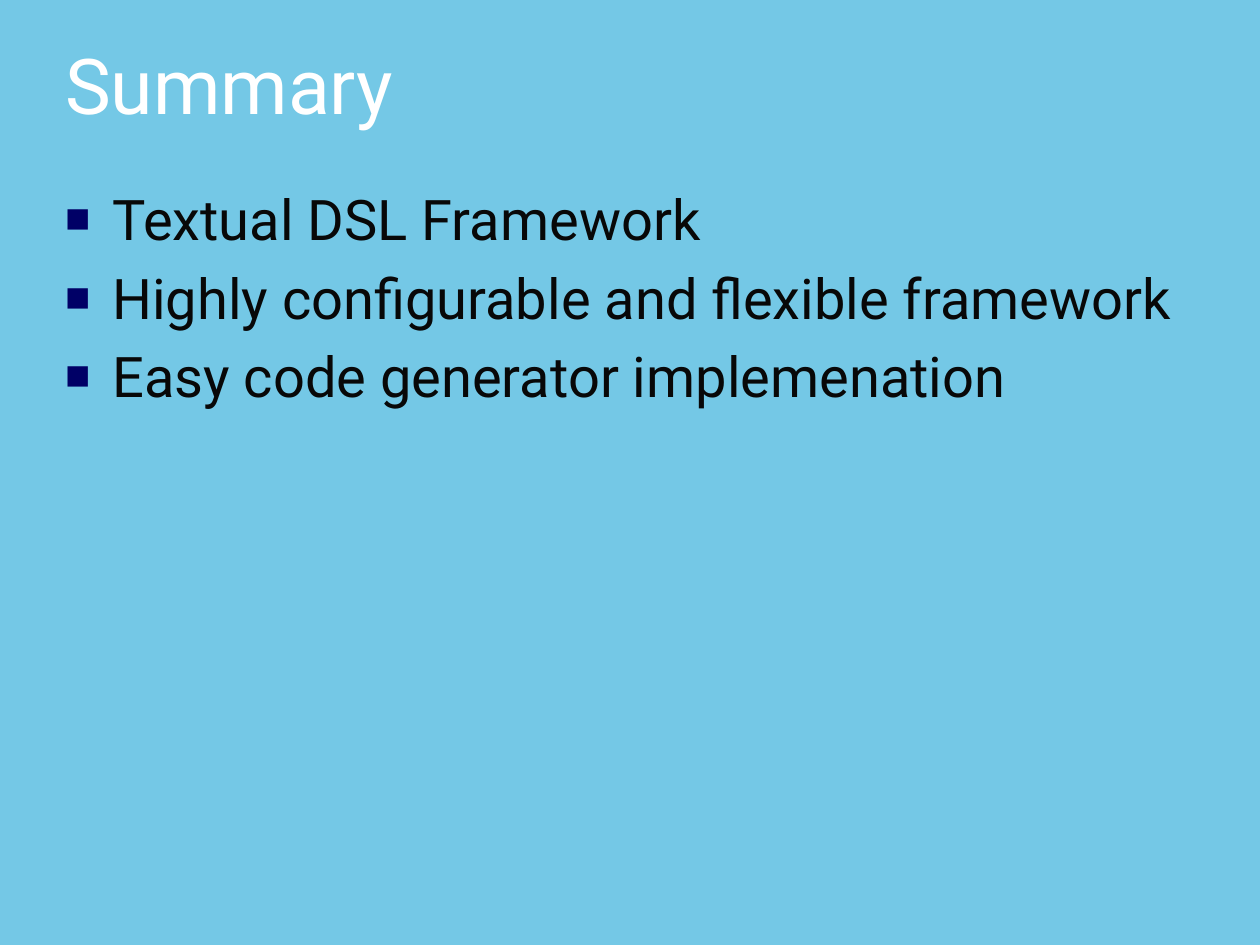
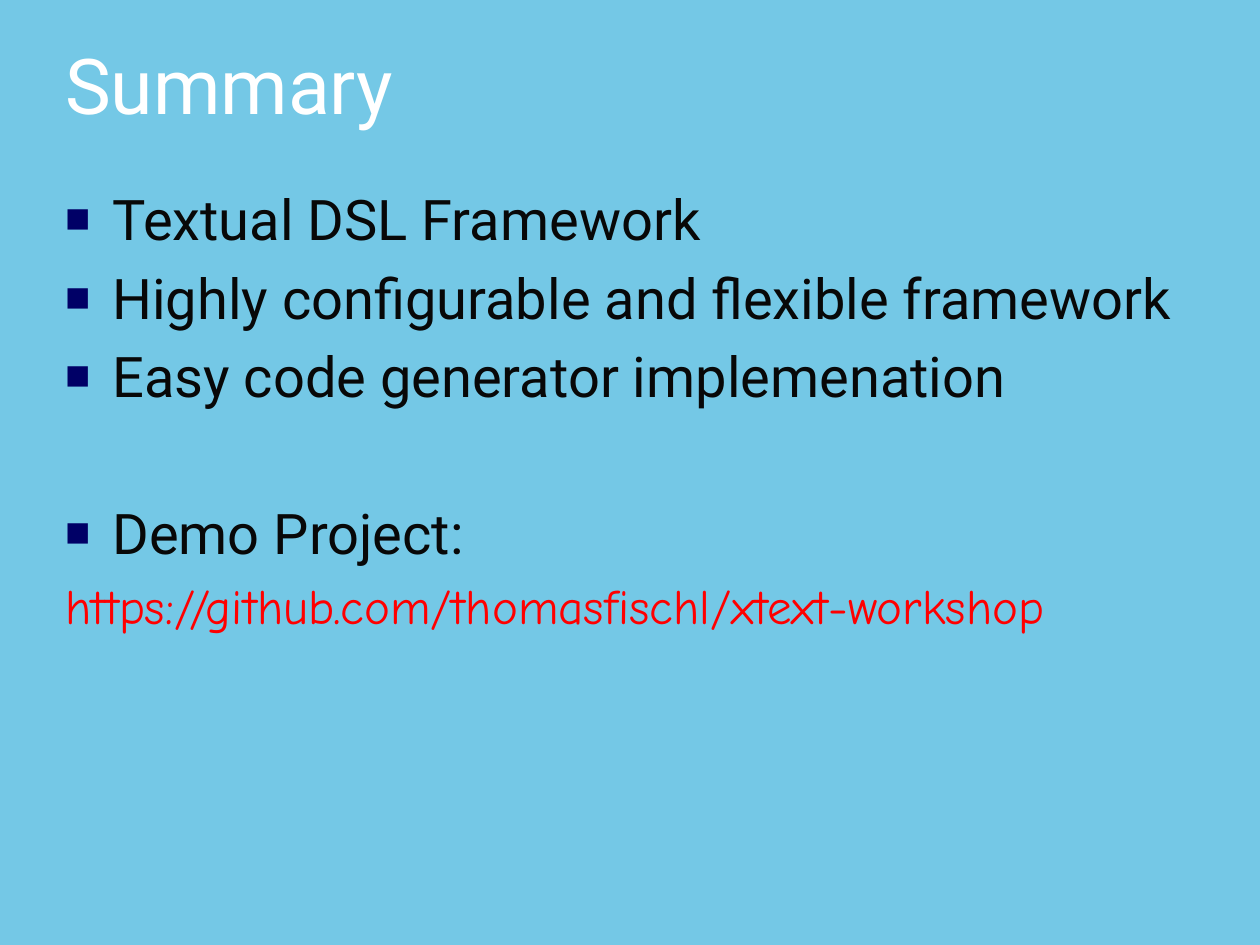
Before and after one commit to thomasfischl/xtext-workshop, a slide deck: slide 65 of xText Workshop.pptx (slide 64 before the commit). Drawn at 1260x945 pixels with LibreOffice and Linux fonts; fonts in the diff are those of the drawing; background and template pictures are left out. Boxes give left, top, right and bottom in pixels: in the first picture for what was removed or moved away, otherwise in the second. Text is boxed around its words. In the diff, an @@ line names an element or a change of style, - is before the commit and + after.

Commit message:
Adopt workshop presentation

```diff
--- a/xText Workshop.pptx
+++ b/xText Workshop.pptx
@@ text at [65, 513, 1044, 634]: paragraphs added @@
+■ Demo Project:
+https://github.com/thomasfischl/xtext-workshop
```
Also in this commit, not shown: 3 other slides changed, 1 slide added.
